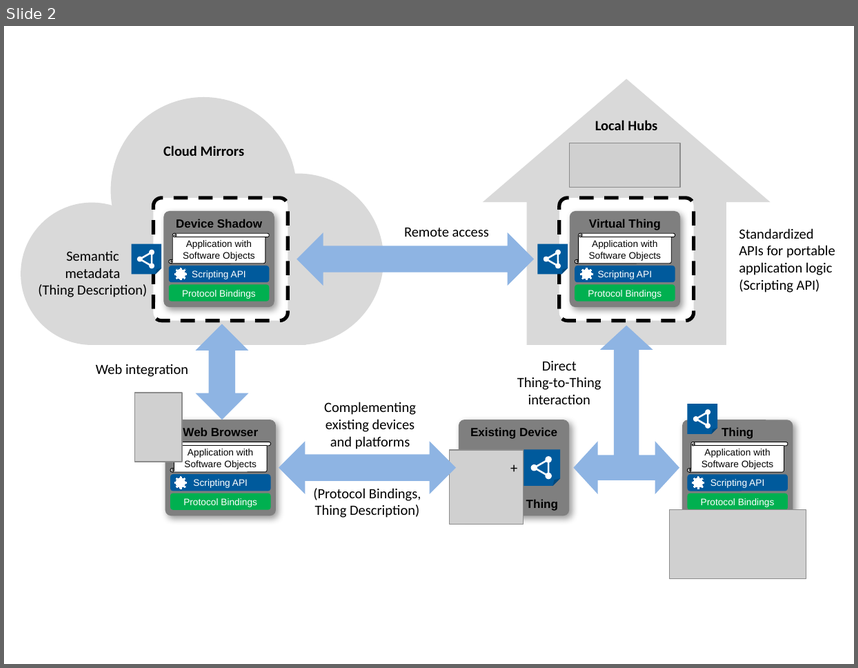
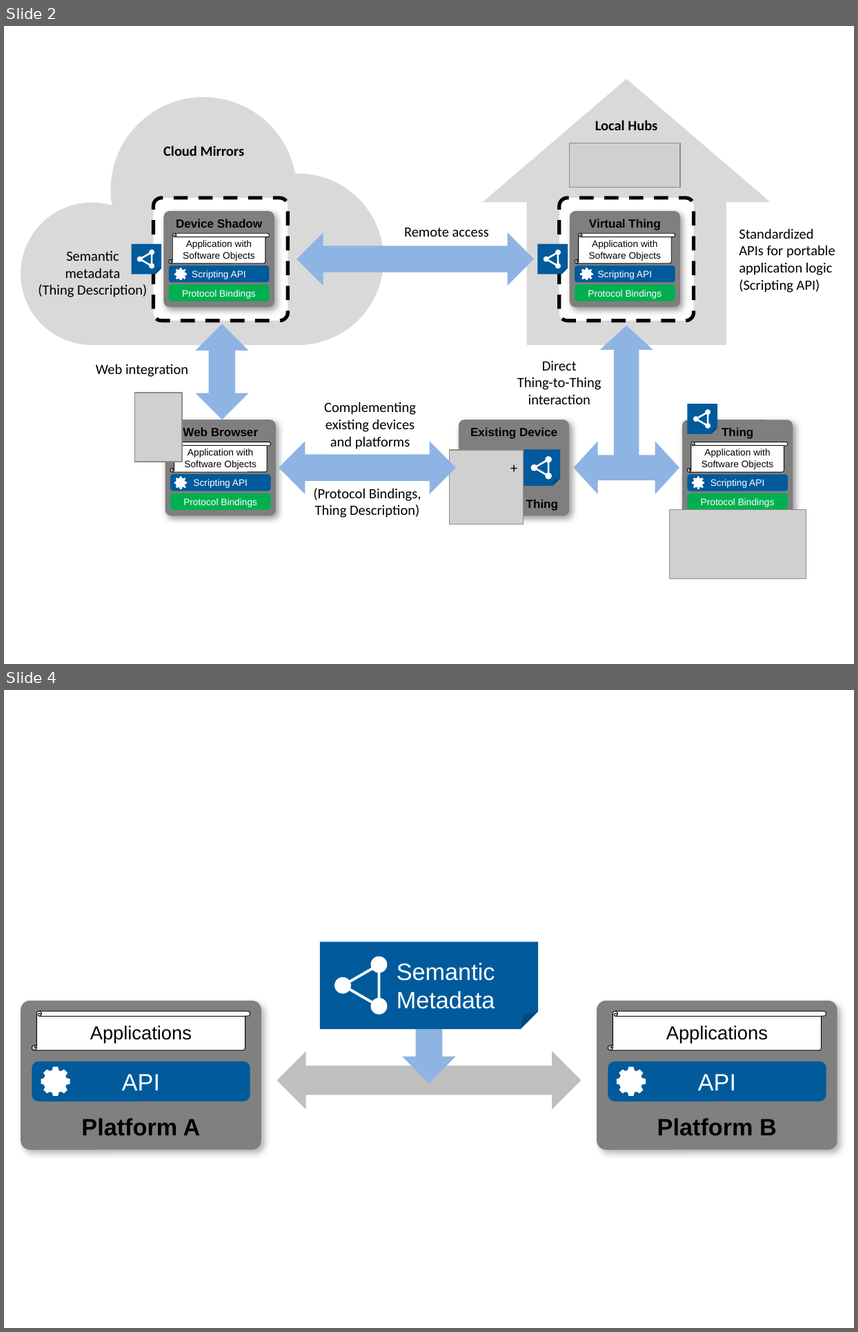
Before and after one commit to w3c/wot-charter-drafts, a slide deck: wot-wg-2016-figure.pptx. Shown one above the other, each under a label of ours: slide 2 before the commit, slides 2 and 4 after it; the slides between them are not shown. The pictures are 858x668 and 858x1332 pixels, drawn with LibreOffice and Linux fonts; fonts in the diff are those of the drawing; grey boxes stand for pictures; background and template pictures are left out. Boxes give left, top, right and bottom in pixels: in the first picture for what was removed or moved away, otherwise in the second. Text is boxed around its words. In the diff, an @@ line names an element or a change of style, - is before the commit and + after.

```diff
--- a/wot-wg-2016-figure.pptx
+++ b/wot-wg-2016-figure.pptx
@@ slide 4 added at (x1=4, y1=690, x2=854, y2=1328), background #FFFFFF @@
@@ folded corner added at (x1=320, y1=942, x2=539, y2=1029), fill #005A9C, 20 pt, text #FFFFFF @@
+Semantic
+Metadata
@@ group added at (x1=332, y1=953, x2=397, y2=1017): 3 ellipses, 1 triangle @@
@@ down arrow added at (x1=403, y1=990, x2=456, y2=1083), fill #8EB4E3 @@
@@ rounded rectangle added at (x1=21, y1=1000, x2=261, y2=1149), fill #808080, 20 pt, text #000000, bold @@
+Platform A
@@ vertical scroll added at (x1=32, y1=1012, x2=250, y2=1050), fill #FFFFFF, outline #000000 0.5 pt, 16 pt, text #000000 @@
+Applications
@@ rounded rectangle added at (x1=597, y1=1000, x2=837, y2=1149), fill #808080, 20 pt, text #000000, bold @@
+Platform B
@@ vertical scroll added at (x1=608, y1=1012, x2=826, y2=1050), fill #FFFFFF, outline #000000 0.5 pt, 16 pt, text #000000 @@
+Applications
@@ rounded rectangle added at (x1=32, y1=1061, x2=250, y2=1101), fill #005A9C, 20 pt, text #FFFFFF @@
+API
@@ left right arrow added at (x1=277, y1=1052, x2=582, y2=1109), fill #BFBFBF @@
@@ rounded rectangle added at (x1=608, y1=1061, x2=826, y2=1101), fill #005A9C, 20 pt, text #FFFFFF @@
+API
@@ freeform shape added at (x1=41, y1=1067, x2=70, y2=1096), fill #FFFFFF @@
@@ freeform shape added at (x1=617, y1=1067, x2=646, y2=1096), fill #FFFFFF @@
```
Also in this commit, not shown: 1 slide changed, 1 other file.
